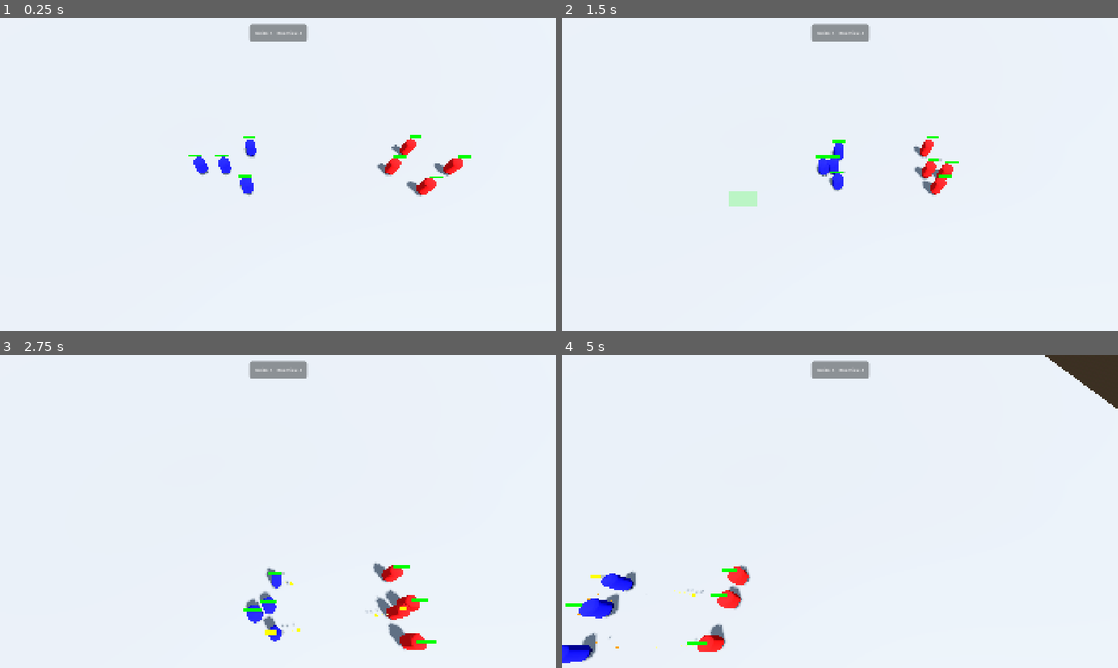
Above: before the commit, frames 1-4 (two rows, left to right).
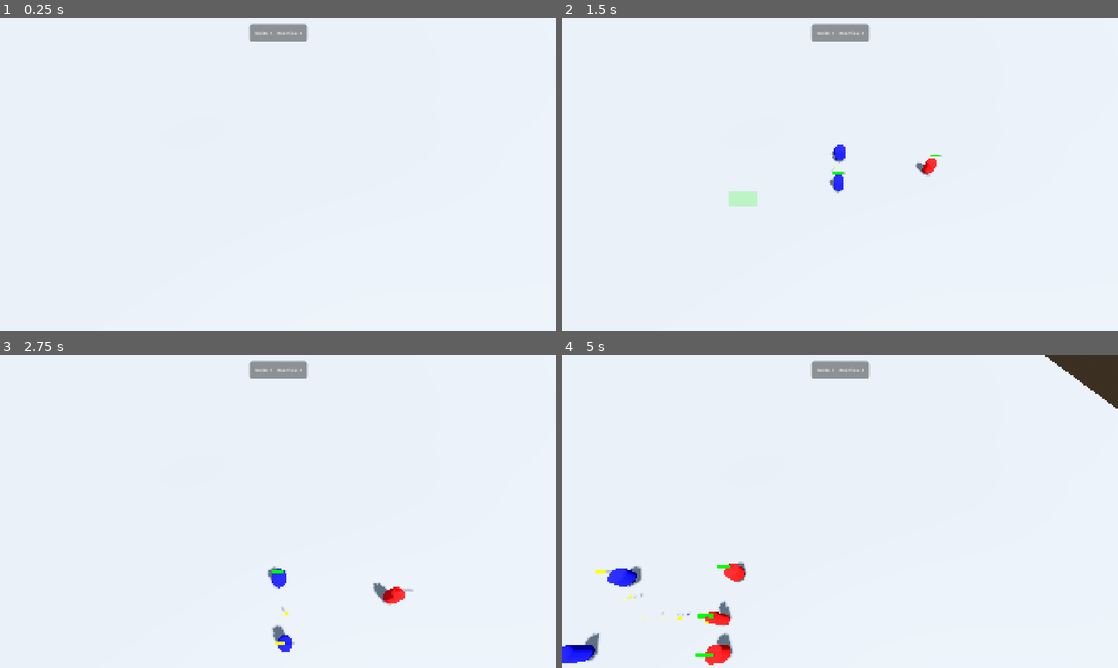
Above: after the commit, the same moments.

Repository: planetazul3/Game
Game: Godot game, scene res://scenes/test_map.tscn
Same seed, same stepped clock (60 frames per second), same inputs: the game is played once before the commit and once after it. Sound files missing from this copy of the repository are replaced by a short silence.
Inputs (mouse positions are in pixels of both pictures, inside the frame that each line leads up to):
- Up to frame 1 (0.25 s): no input
- Up to frame 2 (1.5 s): move the mouse to (962, 158) at 0.52 s; hold Shift 0.53-1.25 s; click (962, 158) at 0.67 s; drag from (728, 190) to (812, 237) at 1.27 s
- Up to frame 3 (2.75 s): move the mouse to (333, 442) at 2.02 s; hold W (camera_forward) from 2.03 s (still down); click (333, 442) at 2.17 s; tap Shift at 2.3 s
- Up to frame 4 (5 s): release W (camera_forward) at 2.75 s; drag from (812, 574) to (673, 464) at 2.77 s; move the mouse to (1006, 558) at 3.52 s; hold D (camera_right) 3.53-4.25 s; click (1006, 558) at 3.67 s; tap Shift at 3.8 s; drag from (673, 464) to (756, 433) at 4.27 s

The runs differ from the first frame. In frame 1, 1.2% of the frame differs, in the area x 33-85%, y 37-58%; in frame 2, 0.9%; in frame 3, 2.1%; in frame 4, 2.3%, in the area x 0-34%, y 66-100%.

Commit message:
feat: implement impact feedback and reset project mission to small tactical RTS

Diff:
--- a/scenes/bullet.tscn
+++ b/scenes/bullet.tscn
@@ -9,27 +9,27 @@
 radius = 0.1
 height = 0.2
 
-[sub_resource type="SphereShape3D" id="SphereShape3D_bullet"]
-radius = 0.1
-
 [sub_resource type="GDScript" id="GDScript_bullet"]
 script/source = "extends Node3D
 
 var target: Node3D = null
+var damage: int = 10
 var speed: float = 20.0
-var damage: int = 10
+var source_unit: Node3D = null
 
-func _process(delta: float) -> void:
+func _physics_process(delta: float):
 	if not is_instance_valid(target):
 		queue_free()
 		return
 
-	var dir = (target.global_position + Vector3(0, 0.9, 0) - global_position).normalized()
+	var target_center = target.global_position + Vector3(0, 0.9, 0)
+	var dir = (target_center - global_position).normalized()
 	global_position += dir * speed * delta
 
-	if global_position.distance_to(target.global_position + Vector3(0, 0.9, 0)) < 0.5:
+	if global_position.distance_to(target_center) < 0.5:
 		if target.has_method(\"take_damage\"):
-			target.take_damage(damage)
+			var src_pos = source_unit.global_position if is_instance_valid(source_unit) else global_position
+			target.take_damage(damage, src_pos)
 		queue_free()
 "
 
@@ -45,6 +45,9 @@
 [sub_resource type="Curve" id="Curve_trail"]
 _data = [Vector2(0, 1), 0.0, 0.0, 0, 0, Vector2(1, 0), -1.0, 0.0, 0, 0]
 point_count = 2
+
+[sub_resource type="SphereShape3D" id="SphereShape3D_bullet"]
+radius = 0.2
 
 [node name="Bullet" type="Node3D"]
 script = SubResource("GDScript_bullet")
--- a/scripts/player_controller.gd
+++ b/scripts/player_controller.gd
@@ -38,7 +38,7 @@
 	if not Input.is_key_pressed(KEY_SHIFT):
 		for unit in selected_units:
 			if is_instance_valid(unit):
-				unit.selected = false
+				unit.on_deselected()
 		selected_units.clear()
 
 	if single_click:
@@ -55,14 +55,10 @@
 
 	if result:
 		var target = result.collider
-		print("Raycast hit: ", target.name, " Class: ", target.get_class())
 		if target is CharacterBody3D:
 			if target.is_in_group("units") and target.faction_id == 0:
-				target.selected = true
+				target.on_selected()
 				selected_units.append(target)
-				print("Selected unit: ", target.name)
-			else:
-				print("Target is unit but faction mismatch or not in group. Faction: ", target.get("faction_id"))
 
 func _select_in_rect(rect: Rect2) -> void:
 	var units = UnitRegistry.units
@@ -70,7 +66,7 @@
 		if is_instance_valid(unit) and unit.faction_id == 0:
 			var screen_pos = camera.unproject_position(unit.global_position)
 			if rect.has_point(screen_pos):
-				unit.selected = true
+				unit.on_selected()
 				if unit not in selected_units:
 					selected_units.append(unit)
 
@@ -97,9 +93,7 @@
 			var target_pos = result.position
 
 			var is_attack_move = Input.is_key_pressed(KEY_A)
-			_spawn_move_marker(target_pos if not is_attack_move else target_pos) # Could use different color
-
-			print("Issuing move command to ", selected_units.size(), " units to ", target_pos)
+			_spawn_move_marker(target_pos)
 			for unit in selected_units:
 				if is_instance_valid(unit):
 					unit.move_to(target_pos, is_attack_move)
--- a/scripts/unit.gd
+++ b/scripts/unit.gd
@@ -31,13 +31,12 @@
 	UnitRegistry.register(self)
 	add_to_group("units")
 
-	print("Unit initialized: ", name, " Faction: ", faction_id)
+	nav_agent.velocity_computed.connect(_on_velocity_computed)
 
 	# Set faction color
 	_original_material = StandardMaterial3D.new()
 	_original_material.albedo_color = Color.BLUE if faction_id == 0 else Color.RED
 	mesh.set_surface_override_material(0, _original_material)
-	print("Material applied to ", name, " Color: ", _original_material.albedo_color)
 
 	if faction_id != 0:
 		var ring_mat = StandardMaterial3D.new()
@@ -59,12 +58,14 @@
 func _exit_tree() -> void:
 	UnitRegistry.unregister(self)
 
+var last_damage_time: float = -10.0
+
 func _physics_process(delta: float) -> void:
 	if hp <= 0:
 		return
 
 	selection_ring.visible = selected
-	_update_hp_bar()
+	_update_hp_bar(delta)
 
 	match current_state:
 		State.IDLE:
@@ -74,7 +75,7 @@
 		State.ATTACK:
 			_process_attack(delta)
 
-func _update_hp_bar() -> void:
+func _update_hp_bar(delta: float) -> void:
 	hp_bar.value = hp
 	var color = Color.GREEN
 	if hp < 40: color = Color.RED
@@ -84,10 +85,14 @@
 	sb.bg_color = color
 	hp_bar.add_theme_stylebox_override("fill", sb)
 
+	# Smart HP bar: show if selected OR damaged recently
+	var should_show = selected or (Time.get_ticks_msec() / 1000.0 - last_damage_time < 3.0)
+	hp_bar.get_parent().get_parent().visible = should_show # Sprite3D parent
+
 var is_attack_moving: bool = false
 
 func move_to(pos: Vector3, attack_move: bool = false) -> void:
-	var offset = Vector3(randf_range(-1.0, 1.0), 0, randf_range(-1.0, 1.0))
+	var offset = Vector3(randf_range(-1.5, 1.5), 0, randf_range(-1.5, 1.5))
 	target_position = pos + offset
 	target_unit = null
 	is_attack_moving = attack_move
@@ -99,11 +104,23 @@
 	is_attack_moving = false
 	current_state = State.ATTACK
 
-func take_damage(amount: int) -> void:
+func take_damage(amount: int, source_pos: Vector3 = Vector3.ZERO) -> void:
 	hp -= amount
+	last_damage_time = Time.get_ticks_msec() / 1000.0
 	_flash_damage()
+
+	# Hit Knockback / Micro-stun
+	if source_pos != Vector3.ZERO:
+		var dir = (global_position - source_pos).normalized()
+		velocity += dir * 5.0
+		# Interrupt current state briefly
+		_kick_scale(Vector3(1.2, 0.7, 1.2))
+
 	if hp <= 0:
 		die()
+
+func _kick_scale(s: Vector3) -> void:
+	mesh.scale = s
 
 func _flash_damage() -> void:
 	var flash_mat = StandardMaterial3D.new()
@@ -135,10 +152,13 @@
 		sfx.play()
 		sfx.finished.connect(sfx.queue_free)
 
-func _process_idle(_delta: float) -> void:
+func _process_idle(delta: float) -> void:
+	# Idle breathe
+	mesh.scale = mesh.scale.lerp(Vector3.ONE, delta * 5.0)
+
 	var units = UnitRegistry.units
 	var nearest_enemy = null
-	var min_dist = 30.0
+	var min_dist = 25.0
 
 	for unit in units:
 		if is_instance_valid(unit) and unit.faction_id != faction_id:
@@ -152,7 +172,6 @@
 
 func _process_move(delta: float) -> void:
 	if is_attack_moving:
-		# Scan for enemies while moving
 		var units = UnitRegistry.units
 		for unit in units:
 			if is_instance_valid(unit) and unit.faction_id != faction_id and global_position.distance_to(unit.global_position) < 15.0:
@@ -161,18 +180,16 @@
 
 	if nav_agent.is_navigation_finished():
 		current_state = State.IDLE
-		mesh.scale = mesh.scale.lerp(Vector3.ONE, delta * 15.0)
+		nav_agent.set_velocity(Vector3.ZERO)
 		return
 
 	var next_path_pos: Vector3 = nav_agent.get_next_path_position()
 	var new_velocity: Vector3 = (next_path_pos - global_position).normalized() * speed
 
 	var push = _calculate_separation()
-	new_velocity += push * 4.0
-
-	# Mass-based acceleration
-	velocity = velocity.lerp(new_velocity, delta * 6.0)
-	move_and_slide()
+	new_velocity += push * 5.0
+
+	nav_agent.set_velocity(new_velocity)
 
 	# Procedural walk animation
 	var walk_cycle = sin(Time.get_ticks_msec() * 0.015) * 0.1
@@ -183,6 +200,11 @@
 	if velocity.length() > 0.5:
 		_smooth_look_at(global_position + velocity, delta)
 
+func _on_velocity_computed(safe_velocity: Vector3) -> void:
+	# Mass-based lerp
+	velocity = velocity.lerp(safe_velocity, 0.15)
+	move_and_slide()
+
 func _process_attack(delta: float) -> void:
 	if not is_instance_valid(target_unit) or target_unit.hp <= 0:
 		current_state = State.IDLE
@@ -193,24 +215,22 @@
 		nav_agent.set_target_position(target_unit.global_position)
 		_process_move(delta)
 	else:
-		# Decelerate to stop
-		velocity = velocity.lerp(Vector3.ZERO, delta * 15.0)
+		velocity = velocity.lerp(Vector3.ZERO, delta * 10.0)
 		move_and_slide()
-
-		# Smoothly rotate to target
+		nav_agent.set_velocity(Vector3.ZERO)
+
 		_smooth_look_at(target_unit.global_position, delta)
 
 		attack_timer -= delta
 
-		# Attack Anticipation (Windup)
 		if attack_timer < 0.2 and attack_timer > 0:
-			mesh.scale = mesh.scale.lerp(Vector3(1.2, 0.8, 1.2), delta * 20.0)
+			mesh.scale = mesh.scale.lerp(Vector3(1.3, 0.7, 1.3), delta * 20.0)
 		elif attack_timer <= 0:
 			_fire_projectile()
 			attack_timer = attack_cooldown
-			mesh.scale = Vector3(0.8, 1.4, 0.8)
+			mesh.scale = Vector3(0.7, 1.5, 0.7)
 		else:
-			mesh.scale = mesh.scale.lerp(Vector3.ONE, delta * 10.0)
+			mesh.scale = mesh.scale.lerp(Vector3.ONE, delta * 5.0)
 
 func _fire_projectile() -> void:
 	var bullet_scene = load("res://scenes/bullet.tscn")
@@ -220,6 +240,7 @@
 		bullet.global_position = global_position + Vector3(0, 0.9, 0)
 		bullet.target = target_unit
 		bullet.damage = attack_damage
+		bullet.source_unit = self
 
 func _smooth_look_at(target_pos: Vector3, delta: float) -> void:
 	var look_target = Vector3(target_pos.x, global_position.y, target_pos.z)
@@ -234,6 +255,14 @@
 	for other in units:
 		if not is_instance_valid(other) or other == self: continue
 		var dist = global_position.distance_to(other.global_position)
-		if dist < 2.0:
-			push += (global_position - other.global_position).normalized() * (2.0 - dist)
+		if dist < 1.8:
+			push += (global_position - other.global_position).normalized() * (1.8 - dist)
 	return push
+
+func on_selected() -> void:
+	selected = true
+	# Selection "Pop"
+	mesh.scale = Vector3(1.4, 0.6, 1.4)
+
+func on_deselected() -> void:
+	selected = false
Not shown: 1 places in scenes/bullet.tscn that only renumber resources
Not shown, removed: docs/ARCHITECTURE.md
Not shown, removed: docs/ARCHITECTURE_DIAGRAM.md
Not shown, removed: docs/CONTENT_PIPELINE.md
Not shown, added: docs/MISSION.md
Not shown, removed: docs/ROADMAP.md
Not shown, removed: docs/SYSTEMS.md
Not shown, removed: docs/TECHNICAL_DEBT.md
Not shown, removed: docs/TECH_STACK.md
Not shown, removed: docs/USER_STORIES.md
